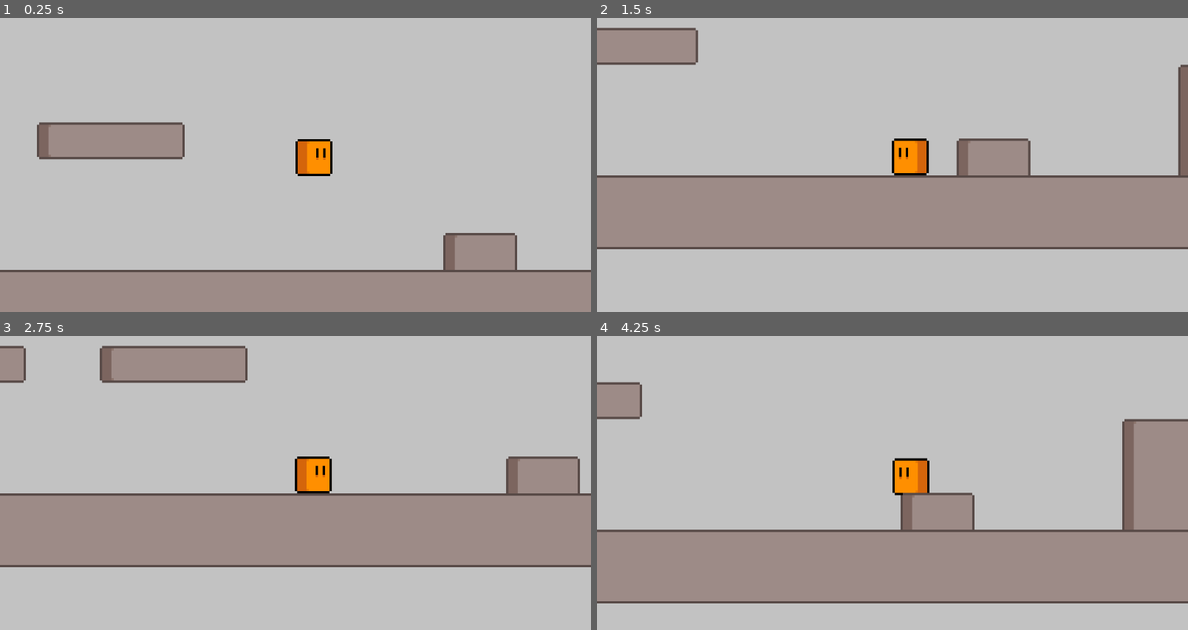
Above: before the commit, frames 1-4 (two rows, left to right).
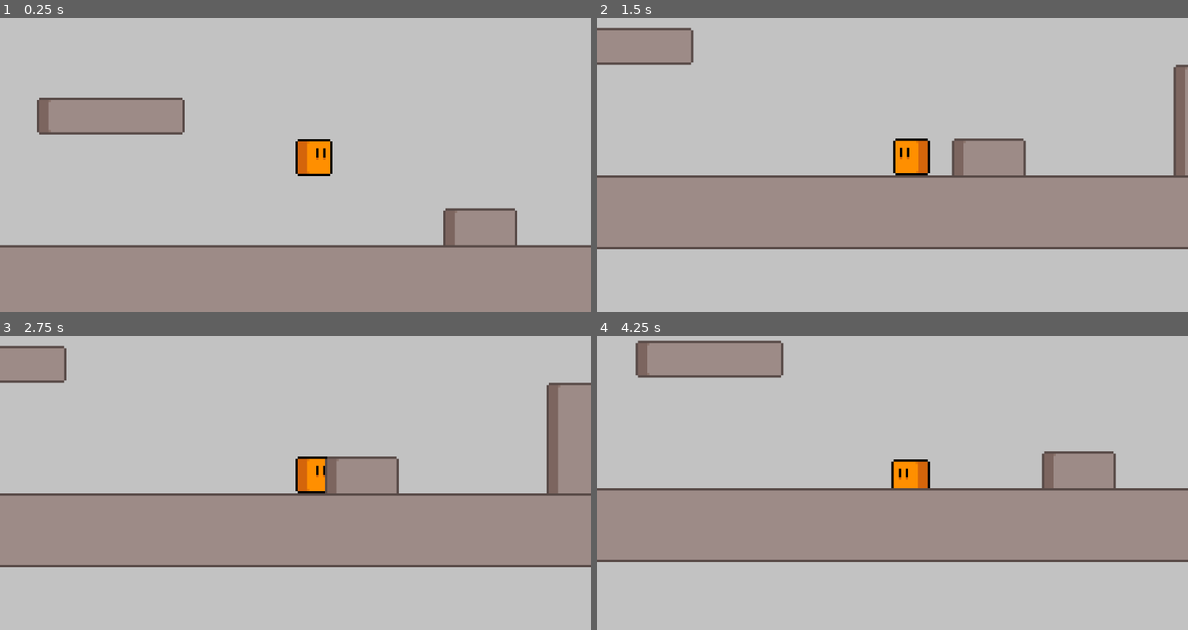
Above: after the commit, the same moments.

Repository: notapixelstudio/plattoformo
Game: Godot game, scene res://World.tscn
The game is run twice, just before and just after one commit, with the same random seed, the same clock (stepped at 60 frames per second) and the same inputs.
Inputs:
- Up to frame 1 (0.25 s): no input
- Up to frame 2 (1.5 s): tap Enter (ui_accept) at 0.5, 0.77 s; hold Right (ui_right) 0.53-1.28 s; hold Left (ui_left) from 1.28 s (still down)
- Up to frame 3 (2.75 s): tap Enter (ui_accept) at 1.52 s; release Left (ui_left) at 2.03 s; hold Right (ui_right) from 2.03 s (still down)
- Up to frame 4 (4.25 s): tap Enter (ui_accept) at 3.02, 3.77 s; release Right (ui_right) at 3.53 s; hold Left (ui_left) from 3.53 s (still down)

The runs differ from the first frame. In frame 1, 14% of the frame differs, in the area x 0-100%, y 27-87%; in frame 2, 1.3%; in frame 3, 9.0%; in frame 4, 36%, in the area x 0-100%, y 1-91%.

Commit message:
Better feel (little by little)

Diff:
--- a/godot/Hero.gd
+++ b/godot/Hero.gd
@@ -3,10 +3,13 @@
 onready var env = $EnvironmentSM
 onready var action = $ActionSM
 
-export var default_gravity_scale : float = 6
-export var fall_gravity_scale : float = 20
-export var jump_impulse : float = 800
-export var walk_speed : float = 40
+export var default_gravity_scale : float = 4
+export var fall_gravity_scale : float = 12
+export var jump_impulse : float = 210
+export var walk_speed : float = 15
+export var air_walk_speed : float = 4
+
+var speed
 
 # Called when the node enters the scene tree for the first time.
 func _ready():
@@ -35,16 +38,25 @@
 	elif action.in_state('jump'):
 		if Input.is_action_just_released("ui_accept") or linear_velocity.y > 0:
 			action.set_state('fall')
-	elif env.in_state('floor'):
-		action.set_state('ready')
+	elif action.in_state('fall'):
+		if env.in_state('floor'):
+			action.set_state('ready')
 
 	var dir_x = int(Input.is_action_pressed('ui_right'))-int(Input.is_action_pressed('ui_left'))
-	apply_central_impulse(walk_speed*Vector2(dir_x,0))
+	apply_central_impulse(speed*Vector2(dir_x,0))
 	if dir_x != 0:
-		$Sprite.flip_h = dir_x < 0
+		$Graphics/Sprite.flip_h = dir_x < 0
 
 func _on_env_change(old_state, new_state):
 	print('Environment: ', new_state)
+
+	if new_state == 'air':
+		speed = air_walk_speed
+	elif new_state == 'floor':
+		speed = walk_speed
+
+	if old_state == 'air' and new_state == 'floor':
+		$Graphics/Sprite/AnimationPlayer.play('Land')
 
 func _on_action_change(old_state, new_state):
 	print('Action: ', new_state)
--- a/godot/Hero.tscn
+++ b/godot/Hero.tscn
@@ -1,45 +1,69 @@
-[gd_scene load_steps=7 format=2]
+[gd_scene load_steps=8 format=2]
 
 [ext_resource path="res://Hero.gd" type="Script" id=1]
-[ext_resource path="res://assets/hero.png" type="Texture" id=2]
-[ext_resource path="res://StateMachine.tscn" type="PackedScene" id=3]
+[ext_resource path="res://StateMachine.tscn" type="PackedScene" id=2]
+[ext_resource path="res://PixelPerfect.gd" type="Script" id=3]
+[ext_resource path="res://assets/hero.png" type="Texture" id=4]
 
 [sub_resource type="PhysicsMaterial" id=1]
-friction = 0.1
+friction = 1.5
 rough = true
 
 [sub_resource type="RectangleShape2D" id=2]
 extents = Vector2( 8, 8 )
 
-[sub_resource type="GDScript" id=3]
-script/source = "extends PixelPerfect
-
-
-"
+[sub_resource type="Animation" id=3]
+resource_name = "Land"
+length = 0.5
+tracks/0/type = "value"
+tracks/0/path = NodePath(".:scale")
+tracks/0/interp = 1
+tracks/0/loop_wrap = true
+tracks/0/imported = false
+tracks/0/enabled = true
+tracks/0/keys = {
+"times": PoolRealArray( 0, 0.2, 0.5 ),
+"transitions": PoolRealArray( 1, 1, 1 ),
+"update": 0,
+"values": [ Vector2( 1, 1 ), Vector2( 1.25, 0.75 ), Vector2( 1, 1 ) ]
+}
+tracks/1/type = "value"
+tracks/1/path = NodePath(".:position")
+tracks/1/interp = 1
+tracks/1/loop_wrap = true
+tracks/1/imported = false
+tracks/1/enabled = true
+tracks/1/keys = {
+"times": PoolRealArray( 0, 0.2, 0.5 ),
+"transitions": PoolRealArray( 1, 1, 1 ),
+"update": 0,
+"values": [ Vector2( 0, 0 ), Vector2( -2, 4 ), Vector2( 0, 0 ) ]
+}
 
 [node name="Hero" type="RigidBody2D"]
 mode = 2
 physics_material_override = SubResource( 1 )
 contacts_reported = 2
 contact_monitor = true
-linear_damp = 3.0
 script = ExtResource( 1 )
-default_gravity_scale = 3.0
-fall_gravity_scale = 10.0
-jump_impulse = 280.0
-walk_speed = 14.0
 
 [node name="CollisionShape2D" type="CollisionShape2D" parent="."]
 position = Vector2( 8, 8 )
 shape = SubResource( 2 )
 
-[node name="Sprite" type="Sprite" parent="."]
-texture = ExtResource( 2 )
+[node name="EnvironmentSM" parent="." instance=ExtResource( 2 )]
+
+[node name="ActionSM" parent="." instance=ExtResource( 2 )]
+
+[node name="Graphics" type="Node2D" parent="."]
+script = ExtResource( 3 )
+
+[node name="Sprite" type="Sprite" parent="Graphics"]
+texture = ExtResource( 4 )
 centered = false
-script = SubResource( 3 )
 
-[node name="EnvironmentSM" parent="." instance=ExtResource( 3 )]
-
-[node name="ActionSM" parent="." instance=ExtResource( 3 )]
+[node name="AnimationPlayer" type="AnimationPlayer" parent="Graphics/Sprite"]
+playback_speed = 2.0
+anims/Land = SubResource( 3 )
 [connection signal="state_change" from="EnvironmentSM" to="." method="_on_env_change"]
 [connection signal="state_change" from="ActionSM" to="." method="_on_action_change"]
--- a/godot/PixelPerfect.gd
+++ b/godot/PixelPerfect.gd
@@ -4,9 +4,14 @@
 
 onready var parent : RigidBody2D = get_parent()
 
+var offset : Vector2
+
+func _ready():
+	offset = position
+
 func _process(delta):
 	if abs(parent.linear_velocity.x) < 0.01:
-		global_position.x = round(parent.global_position.x)
+		global_position.x = round(parent.global_position.x + offset.x)
 
 	if abs(parent.linear_velocity.y) < 0.01:
-		global_position.y = round(parent.global_position.y)
+		global_position.y = round(parent.global_position.y + offset.y)
